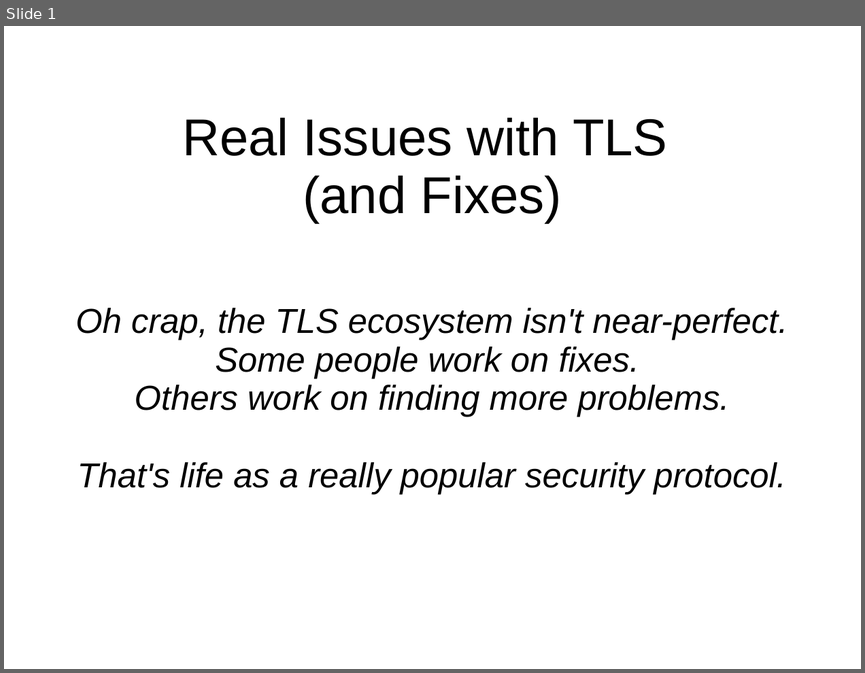
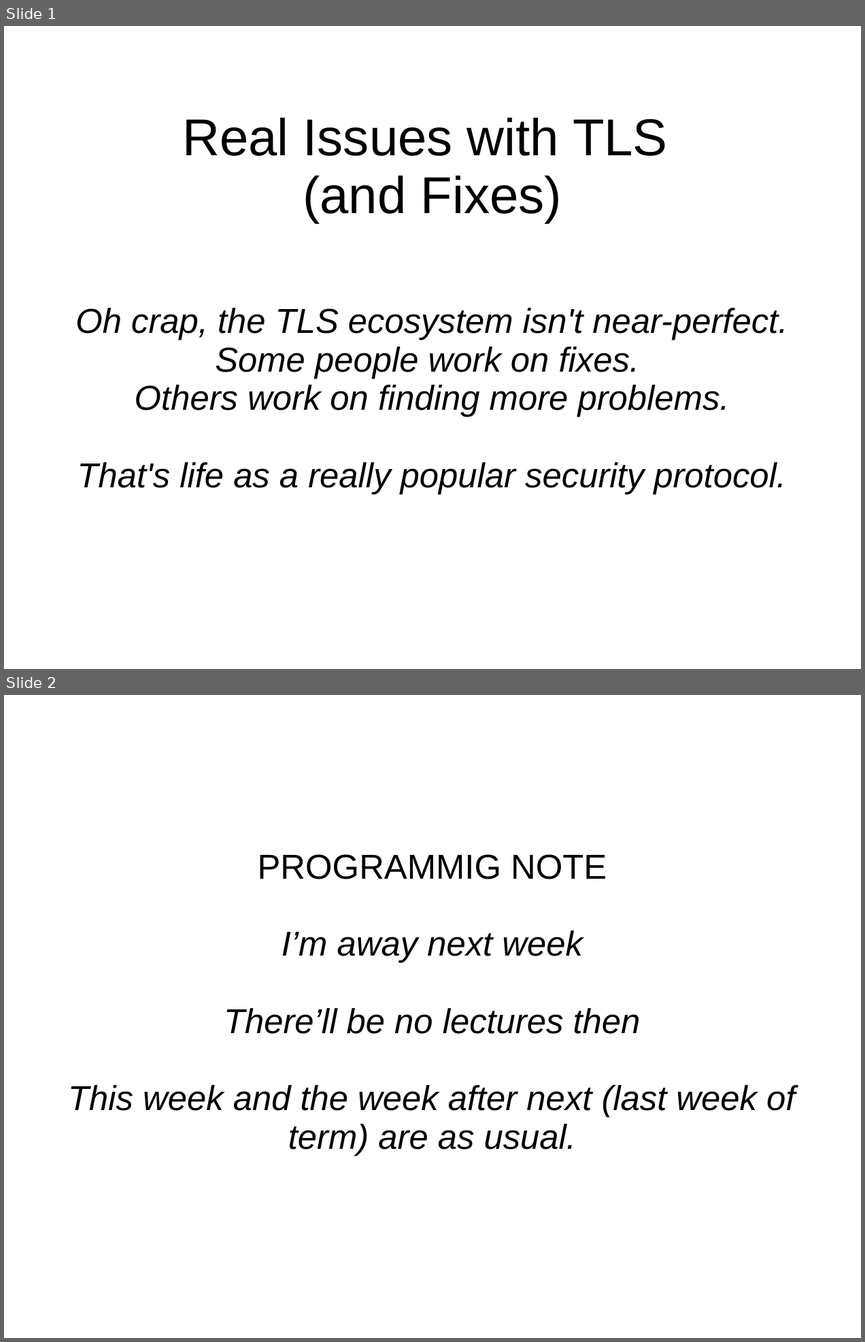
Before and after one commit to sftcd/cs7053, a slide deck: 2016lectures/07-tls-problems.ppt. Shown one above the other, each under a label of ours: slide 1 before the commit, slides 1 and 2 after it. The pictures are 865x673 and 865x1342 pixels, drawn with LibreOffice and Linux fonts; fonts in the diff are those of the drawing. Boxes give left, top, right and bottom in pixels: in the first picture for what was removed or moved away, otherwise in the second. Text is boxed around its words. In the diff, an @@ line names an element or a change of style, - is before the commit and + after.

```diff
--- a/2016lectures/07-tls-problems.ppt
+++ b/2016lectures/07-tls-problems.ppt
@@ slide 2 added at (4,695,861,1338), background #FFFFFF @@
@@ text added at (68,854,795,1155), 32 pt, text #000000, italic @@
+PROGRAMMIG NOTE
+I’m away next week
+There’ll be no lectures then
+This week and the week after next (last week of term) are as usual.
```
Also in this commit, not shown: 2 other files.
